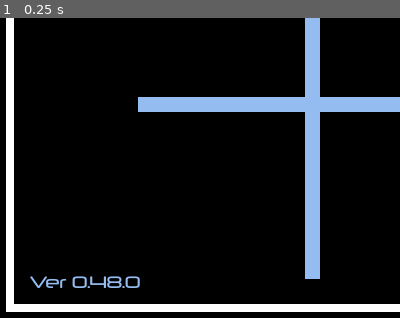
Above: before the commit, frame 1.
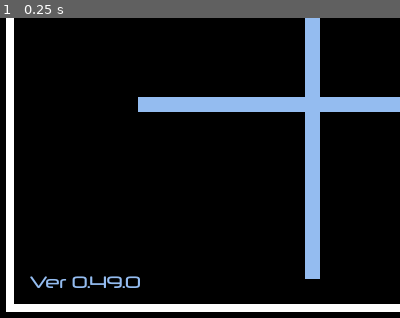
Above: after the commit, the same moment.

Repository: joshuafolkken/tic-tac-toe
Game: Godot game, scene res://scenes/main.tscn
The game is run twice, just before and just after one commit, with the same random seed, the same clock (stepped at 60 frames per second) and the same inputs.
Inputs:
- Up to frame 1 (0.25 s): no input
The pictures show only the part of the screen within x 0-50%, y 50-100%; the shares and areas given below are measured in that part.

The runs differ from the first frame. In frame 1, 0.1% of the frame differs, in the area x 26-35%, y 86-90%.

Commit message:
shortcut for refresh #138

Diff:
--- a/project.godot
+++ b/project.godot
@@ -11,7 +11,7 @@
 [application]
 
 config/name="Tic Tac toe"
-config/version="0.48.0"
+config/version="0.49.0"
 run/main_scene="res://scenes/main.tscn"
 config/features=PackedStringArray("4.3", "GL Compatibility")
 config/icon="res://icon.svg"
--- a/scenes/main.tscn
+++ b/scenes/main.tscn
@@ -8,6 +8,14 @@
 [ext_resource type="PackedScene" uid="uid://dxenlckbrd3fb" path="res://scenes/cell_matrix.tscn" id="4_yfwbp"]
 [ext_resource type="Script" path="res://src/ui_manager.gd" id="5_p4x7d"]
 [ext_resource type="Script" path="res://src/input_handler.gd" id="8_0kf00"]
+
+[sub_resource type="InputEventKey" id="InputEventKey_1ya36"]
+device = -1
+keycode = 82
+unicode = 114
+
+[sub_resource type="Shortcut" id="Shortcut_wdtf3"]
+events = [SubResource("InputEventKey_1ya36")]
 
 [node name="Main" type="Node"]
 script = ExtResource("1_oobpf")
@@ -40,6 +48,7 @@
 offset_bottom = 573.0
 focus_mode = 0
 mouse_default_cursor_shape = 2
+shortcut = SubResource("Shortcut_wdtf3")
 icon = ExtResource("4_3p3bl")
 expand_icon = true
 
Not shown: 1 places in scenes/main.tscn that only renumber resources
